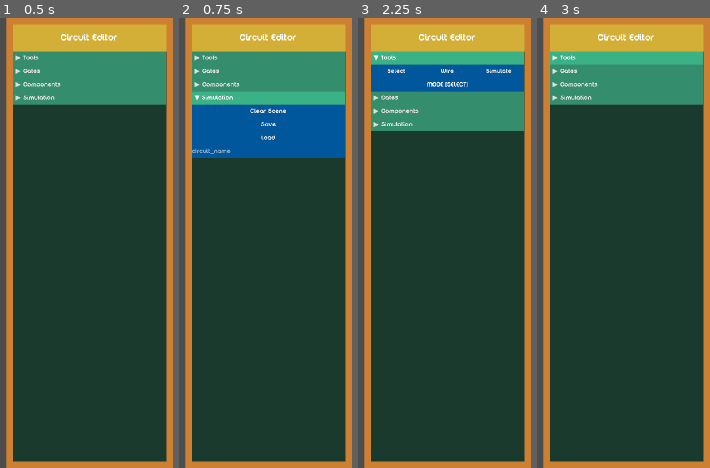
Above: before the commit, frames 1-4 (left to right).
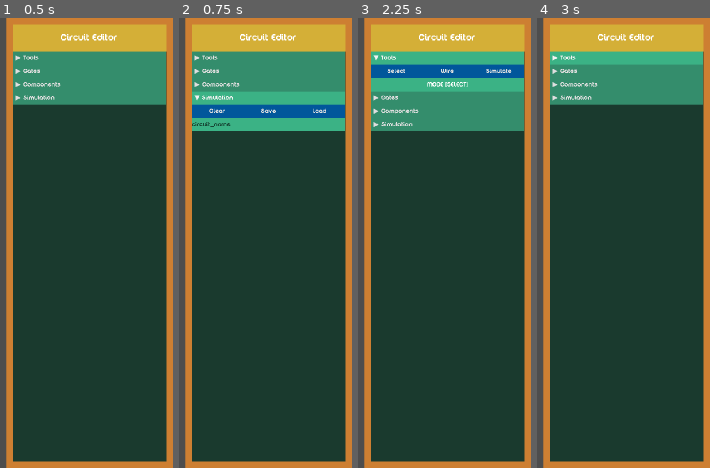
Above: after the commit, the same moments.

Repository: rbessin/Signal-Relay
Game: Godot game, scene res://scenes/main.tscn
Same seed, same stepped clock (60 frames per second), same inputs: the game is played once before the commit and once after it.
Inputs:
- Up to frame 1 (0.5 s): no input
- Up to frame 2 (0.75 s): click "▶ Simulation" at 0.5 s
- Up to frame 3 (2.25 s): click "▼ Simulation" at 1.25 s; click "▶ Tools" at 2 s
- Up to frame 4 (3 s): click "▼ Tools" at 2.75 s

Frame 1 is identical in both runs. In frame 2, 8.1% of the frame differs, in the area x 7-96%, y 20-32%; in frame 3, 2.7%; in frame 4, nothing differs.

Commit message:
updated simulation UI and label

Diff:
--- a/scenes/main.tscn
+++ b/scenes/main.tscn
@@ -55,7 +55,7 @@
 texture = ExtResource("13_jscy8")
 
 [sub_resource type="StyleBoxTexture" id="StyleBoxTexture_chjal"]
-texture = ExtResource("11_gqmmt")
+texture = ExtResource("10_dp3eg")
 
 [sub_resource type="StyleBoxTexture" id="StyleBoxTexture_e755i"]
 texture = ExtResource("8_jkv2x")
@@ -211,7 +211,10 @@
 texture = ExtResource("13_jscy8")
 
 [sub_resource type="StyleBoxTexture" id="StyleBoxTexture_ndrjj"]
-texture = ExtResource("11_gqmmt")
+texture = ExtResource("10_dp3eg")
+
+[sub_resource type="StyleBoxTexture" id="StyleBoxTexture_11yus"]
+texture = ExtResource("9_muem4")
 
 [sub_resource type="StyleBoxFlat" id="StyleBoxFlat_85g3d"]
 bg_color = Color(0, 0, 0, 0.7)
@@ -545,12 +548,12 @@
 theme_override_styles/hover = SubResource("StyleBoxTexture_j2jfr")
 text = "Browse All..."
 
-[node name="SimulationSection2" type="VBoxContainer" parent="UICanvas/UIControl/Inspector/VBoxContainer/ScrollableContent/ContentContainer"]
+[node name="SimulationSection" type="VBoxContainer" parent="UICanvas/UIControl/Inspector/VBoxContainer/ScrollableContent/ContentContainer"]
 layout_mode = 2
 theme_override_constants/separation = 0
 script = ExtResource("8_tipki")
 
-[node name="SimulationHeader" type="Button" parent="UICanvas/UIControl/Inspector/VBoxContainer/ScrollableContent/ContentContainer/SimulationSection2"]
+[node name="SimulationHeader" type="Button" parent="UICanvas/UIControl/Inspector/VBoxContainer/ScrollableContent/ContentContainer/SimulationSection"]
 custom_minimum_size = Vector2(368, 32)
 layout_mode = 2
 focus_mode = 0
@@ -561,29 +564,29 @@
 text = " ▶ Simulation"
 alignment = 0
 
-[node name="SimulationContent" type="VBoxContainer" parent="UICanvas/UIControl/Inspector/VBoxContainer/ScrollableContent/ContentContainer/SimulationSection2"]
-layout_mode = 2
-theme_override_constants/separation = 0
-
-[node name="Clear Scene" type="Button" parent="UICanvas/UIControl/Inspector/VBoxContainer/ScrollableContent/ContentContainer/SimulationSection2/SimulationContent"]
-custom_minimum_size = Vector2(368, 32)
+[node name="PrimarySimulationContent" type="HBoxContainer" parent="UICanvas/UIControl/Inspector/VBoxContainer/ScrollableContent/ContentContainer/SimulationSection"]
+layout_mode = 2
+theme_override_constants/separation = 0
+
+[node name="Clear Scene" type="Button" parent="UICanvas/UIControl/Inspector/VBoxContainer/ScrollableContent/ContentContainer/SimulationSection/PrimarySimulationContent"]
+custom_minimum_size = Vector2(122, 32)
 layout_mode = 2
 focus_mode = 0
 theme_override_styles/normal = SubResource("StyleBoxTexture_kf5aa")
 theme_override_styles/pressed = SubResource("StyleBoxTexture_kjtvk")
 theme_override_styles/hover = SubResource("StyleBoxTexture_xrs0c")
-text = "Clear Scene"
-
-[node name="Save" type="Button" parent="UICanvas/UIControl/Inspector/VBoxContainer/ScrollableContent/ContentContainer/SimulationSection2/SimulationContent"]
-custom_minimum_size = Vector2(368, 32)
+text = "Clear"
+
+[node name="Save" type="Button" parent="UICanvas/UIControl/Inspector/VBoxContainer/ScrollableContent/ContentContainer/SimulationSection/PrimarySimulationContent"]
+custom_minimum_size = Vector2(124, 32)
 layout_mode = 2
 theme_override_styles/normal = SubResource("StyleBoxTexture_xljpf")
 theme_override_styles/pressed = SubResource("StyleBoxTexture_j4bwh")
 theme_override_styles/hover = SubResource("StyleBoxTexture_ksmap")
 text = "Save"
 
-[node name="Load" type="Button" parent="UICanvas/UIControl/Inspector/VBoxContainer/ScrollableContent/ContentContainer/SimulationSection2/SimulationContent"]
-custom_minimum_size = Vector2(368, 32)
+[node name="Load" type="Button" parent="UICanvas/UIControl/Inspector/VBoxContainer/ScrollableContent/ContentContainer/SimulationSection/PrimarySimulationContent"]
+custom_minimum_size = Vector2(122, 32)
 layout_mode = 2
 focus_mode = 0
 theme_override_styles/normal = SubResource("StyleBoxTexture_ygd8o")
@@ -591,10 +594,17 @@
 theme_override_styles/hover = SubResource("StyleBoxTexture_xaipn")
 text = "Load"
 
-[node name="FileNameInput" type="LineEdit" parent="UICanvas/UIControl/Inspector/VBoxContainer/ScrollableContent/ContentContainer/SimulationSection2/SimulationContent"]
-custom_minimum_size = Vector2(368, 32)
-layout_mode = 2
+[node name="SecondarySimulationContent" type="VBoxContainer" parent="UICanvas/UIControl/Inspector/VBoxContainer/ScrollableContent/ContentContainer/SimulationSection"]
+layout_mode = 2
+theme_override_constants/separation = 0
+
+[node name="FileNameInput" type="LineEdit" parent="UICanvas/UIControl/Inspector/VBoxContainer/ScrollableContent/ContentContainer/SimulationSection/SecondarySimulationContent"]
+custom_minimum_size = Vector2(368, 32)
+layout_mode = 2
+theme_override_colors/font_color = Color(0, 0, 0, 1)
+theme_override_colors/font_placeholder_color = Color(0, 0, 0, 0.6)
 theme_override_styles/normal = SubResource("StyleBoxTexture_ndrjj")
+theme_override_styles/focus = SubResource("StyleBoxTexture_11yus")
 placeholder_text = "circuit_name"
 
 [node name="ComponentDialogBackdrop" type="Panel" parent="UICanvas/UIControl"]
@@ -785,9 +795,9 @@
 [connection signal="pressed" from="UICanvas/UIControl/Inspector/VBoxContainer/ScrollableContent/ContentContainer/GatesSection/GatesContent/OUTPUTButton" to="." method="select_place" binds= ["OUTPUT"]]
 [connection signal="pressed" from="UICanvas/UIControl/Inspector/VBoxContainer/ScrollableContent/ContentContainer/GatesSection/GatesContent/D_FLIPFLOPButton" to="." method="select_place" binds= ["D_FLIPFLOP"]]
 [connection signal="pressed" from="UICanvas/UIControl/Inspector/VBoxContainer/ScrollableContent/ContentContainer/ComponentsSection/ComponentsContent/BrowseComponentsButton" to="." method="_on_browse_components_button_pressed"]
-[connection signal="pressed" from="UICanvas/UIControl/Inspector/VBoxContainer/ScrollableContent/ContentContainer/SimulationSection2/SimulationContent/Clear Scene" to="." method="_empty_circuit"]
-[connection signal="pressed" from="UICanvas/UIControl/Inspector/VBoxContainer/ScrollableContent/ContentContainer/SimulationSection2/SimulationContent/Save" to="." method="_on_save_button_pressed"]
-[connection signal="pressed" from="UICanvas/UIControl/Inspector/VBoxContainer/ScrollableContent/ContentContainer/SimulationSection2/SimulationContent/Load" to="." method="_on_load_button_pressed"]
+[connection signal="pressed" from="UICanvas/UIControl/Inspector/VBoxContainer/ScrollableContent/ContentContainer/SimulationSection/PrimarySimulationContent/Clear Scene" to="." method="_empty_circuit"]
+[connection signal="pressed" from="UICanvas/UIControl/Inspector/VBoxContainer/ScrollableContent/ContentContainer/SimulationSection/PrimarySimulationContent/Save" to="." method="_on_save_button_pressed"]
+[connection signal="pressed" from="UICanvas/UIControl/Inspector/VBoxContainer/ScrollableContent/ContentContainer/SimulationSection/PrimarySimulationContent/Load" to="." method="_on_load_button_pressed"]
 [connection signal="pressed" from="UICanvas/UIControl/ComponentDialogBackdrop/ComponentDialog/DialogContent/CancelButton" to="." method="_on_cancel_button_pressed"]
 [connection signal="pressed" from="UICanvas/UIControl/ComponentDialogBackdrop/ComponentDialog/DialogContent/CreateButton" to="." method="_on_create_button_pressed"]
 [connection signal="pressed" from="UICanvas/UIControl/BrowseComponentsBackdrop/BrowseDialog/DialogContent/CloseButton" to="." method="_on_browse_close_button_pressed"]
--- a/scripts/managers/circuit_persistence_manager.gd
+++ b/scripts/managers/circuit_persistence_manager.gd
@@ -15,11 +15,13 @@
 	print("CircuitPersistenceManager instantiated.")
 
 func setup_ui_references():
-	var simulation_base = main.get_node('UICanvas/UIControl/Inspector/VBoxContainer/ScrollableContent/ContentContainer/SimulationSection2/SimulationContent')
-	file_name_input = simulation_base.get_node('FileNameInput')
-	clear_button = simulation_base.get_node('Clear Scene')
-	save_button = simulation_base.get_node('Save')
-	load_button = simulation_base.get_node('Load')
+	var simulation_base = main.get_node('UICanvas/UIControl/Inspector/VBoxContainer/ScrollableContent/ContentContainer/SimulationSection')
+	var simulation_primary = simulation_base.get_node('PrimarySimulationContent')
+	var simulation_secondary = simulation_base.get_node('SecondarySimulationContent')
+	file_name_input = simulation_secondary.get_node('FileNameInput')
+	clear_button = simulation_primary.get_node('Clear Scene')
+	save_button = simulation_primary.get_node('Save')
+	load_button = simulation_primary.get_node('Load')
 
 func handle_save():
 	on_save_button_pressed()
Binary file added: assets/art/button_light_teal_368x32.png
Not shown, added: assets/art/button_light_teal_368x32.png.import
Binary file added: assets/art/button_teal_368x32.png
Not shown, added: assets/art/button_teal_368x32.png.import
Not shown: 1 places in scenes/main.tscn that only renumber resources
